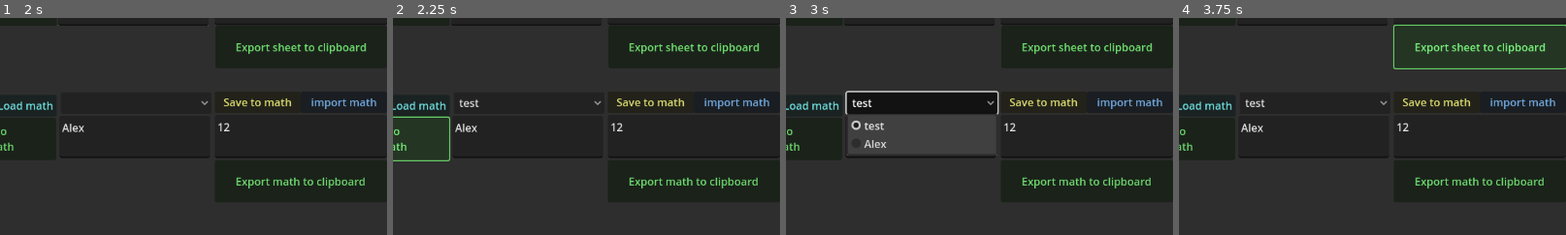
Above: before the commit, frames 1-4 (left to right).
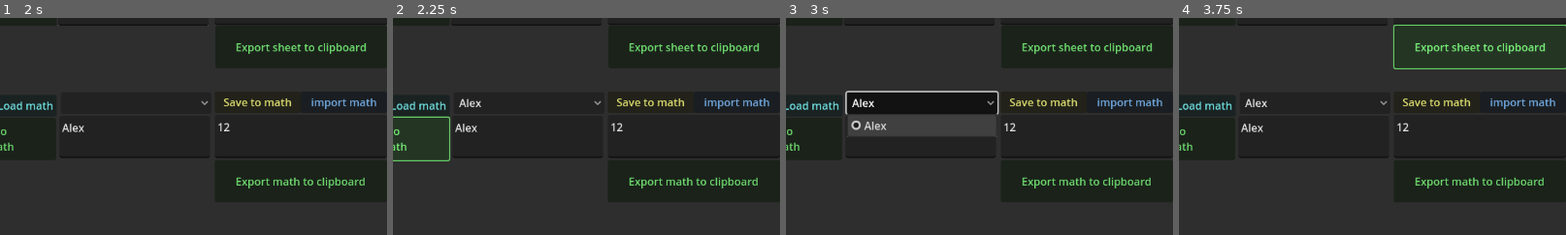
Above: after the commit, the same moments.

Repository: Random31234/huge-numbers-2.0
Game: Godot game, scene res://scenes/main.tscn
The game is run twice, just before and just after one commit, with the same random seed, the same clock (stepped at 60 frames per second) and the same inputs.
Inputs (mouse positions are % of the whole screen's width and height, from its top left):
- Up to frame 1 (2 s): click (9, 90) at 0.52 s; type "Alex" at 0.6 s; click (67, 48) at 0.75 s; type "Alex" at 0.83 s; click (89, 48) at 0.98 s; type "12" at 1.07 s; click (89, 17) at 1.27 s; type "12" at 1.35 s; click (67, 17) at 1.5 s; type "Alex" at 1.58 s
- Up to frame 2 (2.25 s): click "Save to new math" at 2 s
- Up to frame 3 (3 s): click "test" (after the commit: "Alex") at 2.75 s
- Up to frame 4 (3.75 s): click "Export sheet to clipboard" at 3.5 s
The pictures show only the part of the screen within x 50-100%, y 20-70%; the shares and areas given below are measured in that part.

Frame 1 is identical in both runs. In frame 2, 0.1% of the frame differs, in the area x 17-23%, y 37-42%; in frame 3, 3.1%, in the area x 15-55%, y 37-64%; in frame 4, 0.1%.

Commit message:
Bugs detected, need to patch
Trying to patch out bug involving maths

Diff:
--- a/scenes/main.tscn
+++ b/scenes/main.tscn
@@ -1,11 +1,10 @@
-[gd_scene load_steps=27 format=3 uid="uid://bsvg48syefxe0"]
+[gd_scene load_steps=24 format=3 uid="uid://bsvg48syefxe0"]
 
 [ext_resource type="Script" path="res://scripts/Stats.gd" id="1_7y165"]
 [ext_resource type="Script" path="res://scripts/enablerDisabler.gd" id="1_pq12d"]
 [ext_resource type="Script" path="res://scripts/Mathematics scripts/maths.gd" id="2_0oss8"]
 [ext_resource type="Script" path="res://scripts/documentation.gd" id="2_xlgaw"]
 [ext_resource type="Script" path="res://scripts/bigNumber.gd" id="4_kxll6"]
-[ext_resource type="Script" path="res://scripts/Mathematics scripts/math.gd" id="4_uvtnh"]
 [ext_resource type="Script" path="res://scripts/editStats/editStats.gd" id="5_scl5u"]
 [ext_resource type="Script" path="res://scripts/editStats/CreateStatScripts/createStatLegacy.gd" id="6_p6lff"]
 [ext_resource type="Script" path="res://scripts/editStats/CreateStatScripts/createStatNew.gd" id="7_eucbd"]
@@ -37,18 +36,6 @@
 mantissa = 1.0
 exponent = 0
 
-[sub_resource type="Resource" id="Resource_ypscn"]
-script = ExtResource("4_kxll6")
-mantissa = 3.0
-exponent = 0
-
-[sub_resource type="Resource" id="Resource_avi8q"]
-script = ExtResource("4_uvtnh")
-varNames = Array[String](["b"])
-varVal = Array[ExtResource("4_kxll6")]([SubResource("Resource_ypscn")])
-calculation = "input + a + b = dr"
-name = "test"
-
 [node name="Control" type="Control"]
 layout_mode = 3
 anchors_preset = 15
@@ -87,7 +74,6 @@
 
 [node name="math Storage Node" type="Node" parent="." node_paths=PackedStringArray("stat", "textBox")]
 script = ExtResource("2_0oss8")
-maths = Array[ExtResource("4_uvtnh")]([SubResource("Resource_avi8q")])
 stat = NodePath("../stat Storage Node")
 keywords = Array[String](["tempvar1", "tempvar2", "tempvar3", "tempvar4", "tempvar5", "input", "execute", "print", "{", "}", ">=", "<=", "==", "<", ">", "+", "-", "*", "/", "^", "√", "~", "=", "end"])
 textBox = NodePath("../Print node/TextEdit")
--- a/scripts/Mathematics scripts/maths.gd
+++ b/scripts/Mathematics scripts/maths.gd
@@ -35,6 +35,7 @@
 	#vale.varVal = b
 	#maths.append(vale)
 	m = math.new()
+	m.resource_local_to_scene = true
 	tempVar1 = Big.new(0,0)
 	tempVar2 = Big.new(0,0)
 	tempVar3 = Big.new(0,0)
--- a/scripts/Save systems/saveMath.gd
+++ b/scripts/Save systems/saveMath.gd
@@ -30,8 +30,7 @@
 
 func saveNewMath():
 	m.m.name = nameBox.text
-
-	m.maths.append(m.m)
+	m.maths.append(retMath(m.m))
 	updateMathsList()
 
 #helper functions
@@ -56,6 +55,8 @@
 	for z in m.maths:
 		mathsOptions.add_item(z.name)
 
+func retMath(h:math):
+	return h
 
 func createDictionary():
 	var d:Dictionary
